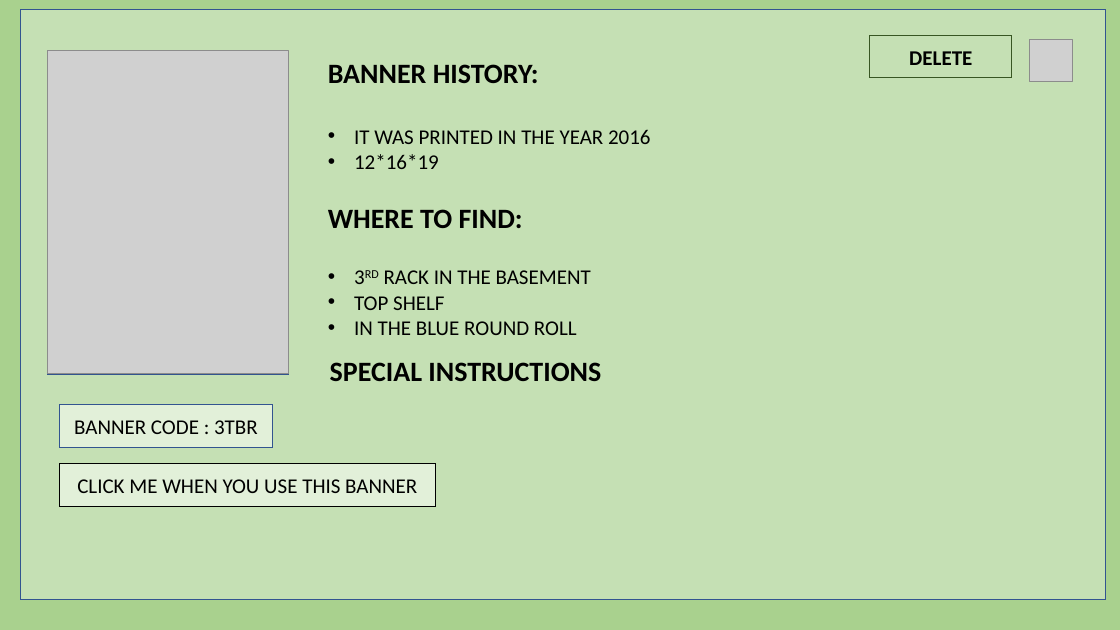
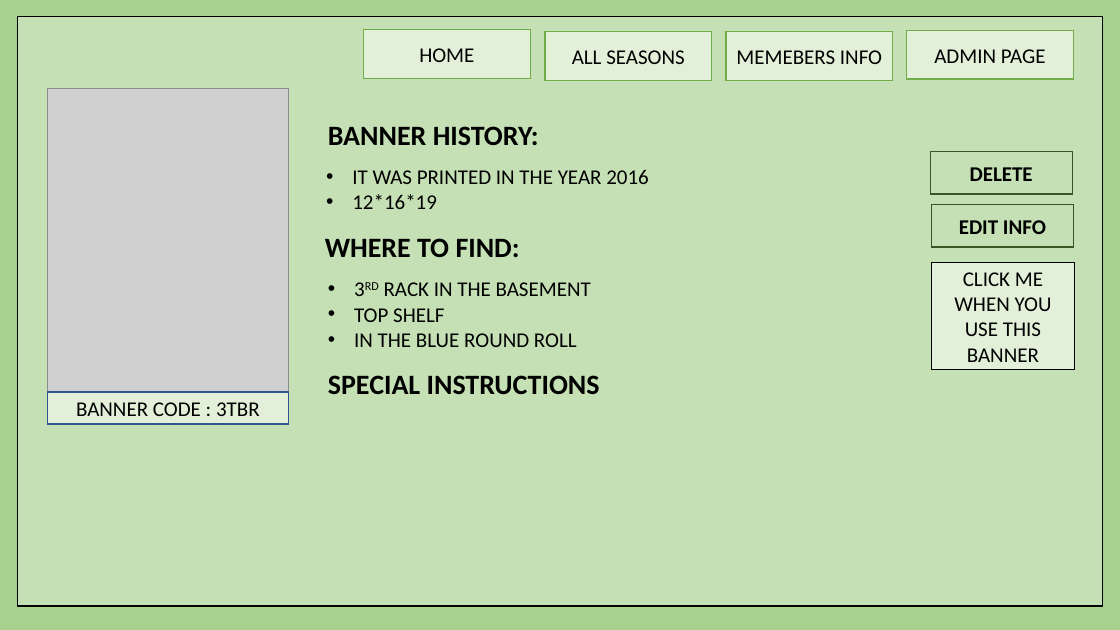
Before and after one commit to harishvavilala/Betterhappo, a slide deck: slide 11 of Powerpoints/BannerManagment.pptx. Drawn at 1120x630 pixels with LibreOffice and Linux fonts; fonts in the diff are those of the drawing; grey boxes stand for pictures. Boxes give left, top, right and bottom in pixels: in the first picture for what was removed or moved away, otherwise in the second. Text is boxed around its words. In the diff, an @@ line names an element or a change of style, - is before the commit and + after.

Commit message:
Updated Banner Information page with button and history tracking button

```diff
--- a/Powerpoints/BannerManagment.pptx
+++ b/Powerpoints/BannerManagment.pptx
@@ rectangle: place and size @@
-rectangle at (21,10,1106,600)
+rectangle at (18,16,1102,606)
@@ rectangle at (18,16,1102,606): outline #325491 1 pt to #000000 1 pt @@
@@ rectangle added at (364,29,531,78), fill #E2F0D9, outline #70AD47 1 pt, 18 pt, text #000000 @@
+HOME
@@ rectangle added at (545,32,712,81), fill #E2F0D9, outline #70AD47 1 pt, 18 pt, text #000000 @@
+ALL SEASONS
@@ rectangle added at (726,32,893,81), fill #E2F0D9, outline #70AD47 1 pt, 18 pt, text #000000 @@
+MEMEBERS INFO
@@ rectangle added at (907,30,1074,79), fill #E2F0D9, outline #70AD47 1 pt, 18 pt, text #000000 @@
+ADMIN PAGE
@@ picture removed at (1030,39,1073,82) @@
@@ picture: place and size @@
-picture at (48,50,288,374)
+picture at (48,88,288,392)
@@ rectangle: place and size @@
-rectangle at (48,52,288,376)
+rectangle at (48,88,288,372)
@@ text "BANNER HISTORY:": place and size @@
-text "BANNER HISTORY:" at (328,64,539,83)
+text "BANNER HISTORY:" at (328,126,539,145)
@@ text "IT WAS PRINTED IN THE ...": place and size @@
-text "IT WAS PRINTED IN THE ..." at (354,129,651,169)
+text "IT WAS PRINTED IN THE ..." at (352,169,649,209)
@@ rectangle "DELETE": place and size @@
-rectangle "DELETE" at (870,35,1012,77)
+rectangle "DELETE" at (930,152,1072,194)
@@ rectangle added at (932,205,1074,247), fill #C5E0B4, outline #385723 1 pt, 18 pt, text #000000, bold @@
+EDIT INFO
@@ text "WHERE TO FIND:": place and size @@
-text "WHERE TO FIND:" at (328,209,523,228)
+text "WHERE TO FIND:" at (325,238,520,257)
@@ rectangle "CLICK ME WHEN YOU USE ...": place and size @@
-rectangle "CLICK ME WHEN YOU USE ..." at (60,464,436,507)
+rectangle "CLICK ME WHEN YOU USE ..." at (932,263,1075,370)
@@ text "3RD RACK IN THE BASEMENT": place and size @@
-text "3RD RACK IN THE BASEMENT" at (354,270,591,335)
+text "3RD RACK IN THE BASEMENT" at (354,282,591,347)
@@ text "SPECIAL INSTRUCTIONS": place and size @@
-text "SPECIAL INSTRUCTIONS" at (330,362,601,382)
+text "SPECIAL INSTRUCTIONS" at (328,375,600,395)
@@ rectangle "BANNER CODE : 3TBR": place and size @@
-rectangle "BANNER CODE : 3TBR" at (60,405,273,448)
+rectangle "BANNER CODE : 3TBR" at (48,392,288,424)
```
Also in this commit, not shown: 7 other slides changed.
